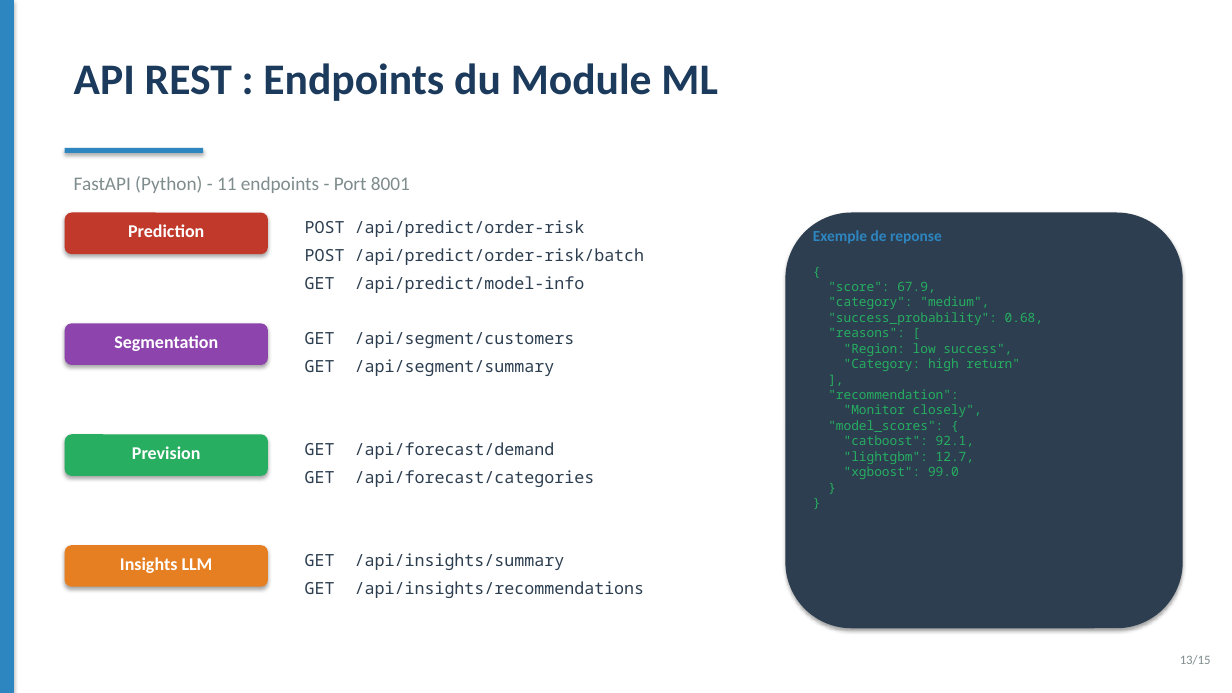
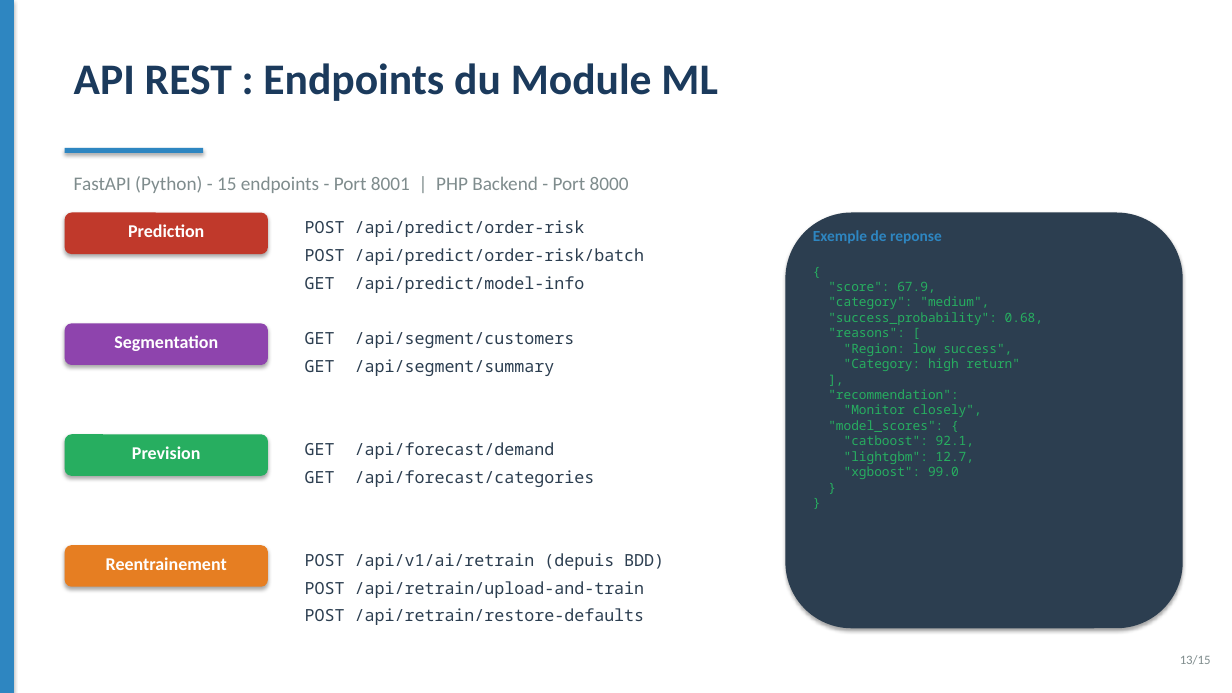
Before and after one commit to amine-dubs/COD-CRM, a slide deck: slide 13 of docs/presentation.pptx. Drawn at 1232x693 pixels with LibreOffice and Linux fonts; fonts in the diff are those of the drawing. Boxes give left, top, right and bottom in pixels: in the first picture for what was removed or moved away, otherwise in the second. Text is boxed around its words. In the diff, an @@ line names an element or a change of style, - is before the commit and + after.

```diff
--- a/docs/presentation.pptx
+++ b/docs/presentation.pptx
@@ text at (74,176,629,193): text changed @@
-FastAPI (Python) - 11 endpoints - Port 8001
+FastAPI (Python) - 15 endpoints - Port 8001 | PHP Backend - Port 8000
@@ text at (106,557,227,570): text changed @@
-Insights LLM
+Reentrainement
@@ text at (305,553,664,570): text changed @@
-GET /api/insights/summary
+POST /api/v1/ai/retrain (depuis BDD)
@@ text at (305,581,645,598): text changed @@
-GET /api/insights/recommendations
+POST /api/retrain/upload-and-train
@@ text added at (305,608,645,625), 13 pt, text #2C3E50 @@
+POST /api/retrain/restore-defaults
```
Also in this commit, not shown: 2 other slides changed, 9 other files.
